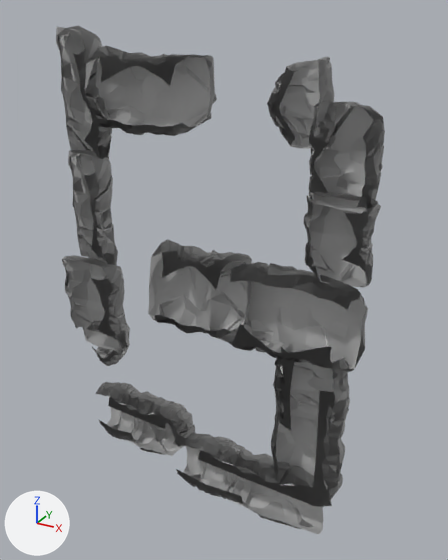
Renders of the FBX model Assets/God Hunt/Env/Background/Frames/Models/Frame7.fbx from each side of a commit.
One viewpoint serves both versions: a camera (50 mm lens) standing at (84.2, -70.9, 7.5) and looking at (41.1, 7.5, -31.6). Every picture has the same lights, and +X, +Y and +Z are marked at lower left. Where no turn or scale is listed for an object, it has been applied to the vertices.

Names of what the first picture shows: 'Frame7'.
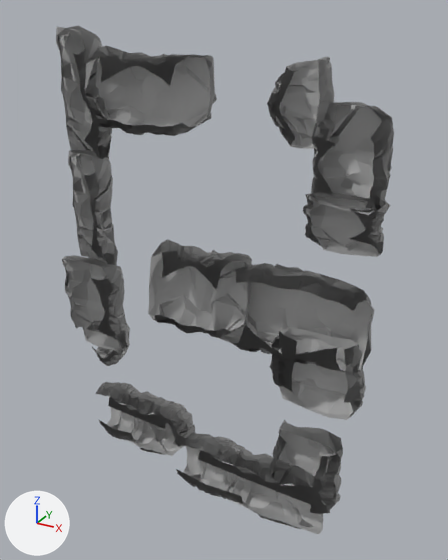
Location of each change, [x1, y1, x2, y2] in pixels of the pictures (448 x 560 px; the box of a moved part takes in the faces that stretch with it):
'Frame7', reshaped
    before: [56, 26, 385, 534]
    after: [56, 26, 394, 534]
part 1 of me_mesh, moved or reshaped
    before: [206, 262, 368, 372]
    after: [211, 263, 374, 372]
part 2 of me_mesh, moved or reshaped
    before: [304, 192, 381, 287]
    after: [303, 192, 390, 257]
part 3 of me_mesh, moved or reshaped
    before: [309, 102, 385, 214]
    after: [311, 102, 394, 215]
part 4 of me_mesh, moved or reshaped
    before: [271, 343, 350, 507]
    after: [270, 327, 366, 514]

The change in detail:
me_mesh is used by ob_frame7; location (38.1, 5.0, -33.8).
me_mesh had 3825 vertices, 3536 faces and spanned x -27.2..27.2, y -3.2..3.2, z -38.9..38.9.
me_mesh now has 3825 vertices, 3536 faces and spans x -27.2..28.1, y -3.2..3.2, z -38.9..38.9.
me_mesh part 1: the loose piece of 225 vertices spanning x 1.8..27.2, y -3.2..2.7, z -7.2..7.8 is moved by (0.9, 0.0, 0.0).
me_mesh part 2: the loose piece of 225 vertices spanning x 17.1..26.9, y -3.2..2.7, z 6.5..19.5 is scaled about its middle by (1.15, 1, 0.62), then moved by (0.5, 0.0, 2.3).
me_mesh part 3: the loose piece of 225 vertices spanning x 17.0..26.8, y -3.2..2.7, z 17.7..30.7 is scaled about its middle by (1.08, 1, 1), then moved by (0.8, 0.0, 0.0).
me_mesh part 4: 450 of 3825 vertices moved; they spanned x 13.5..25.4, y -2.8..2.5, z -32.2..-4.5 and now span x 12.8..27.5, y -2.8..3.2, z -33.3..-2.0; mean shift (0.3, 0.3, -1.5); largest move (21.5, -2.3, -9.6) -> (21.4, 0.0, -23.0).
